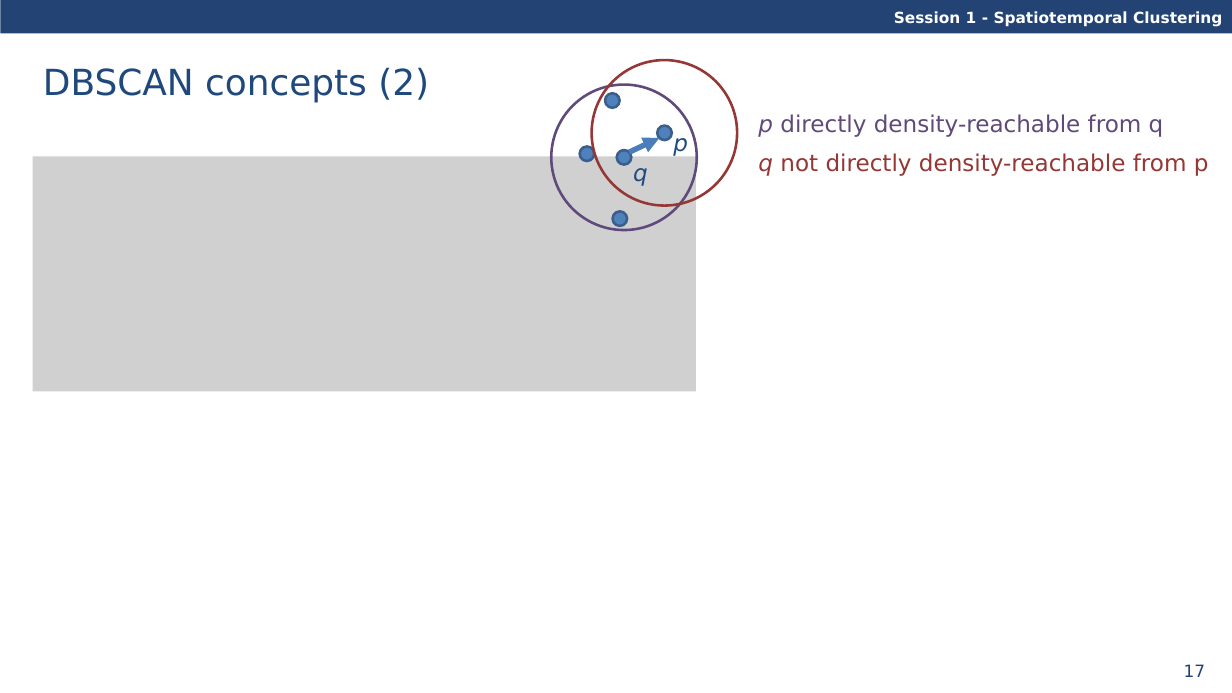
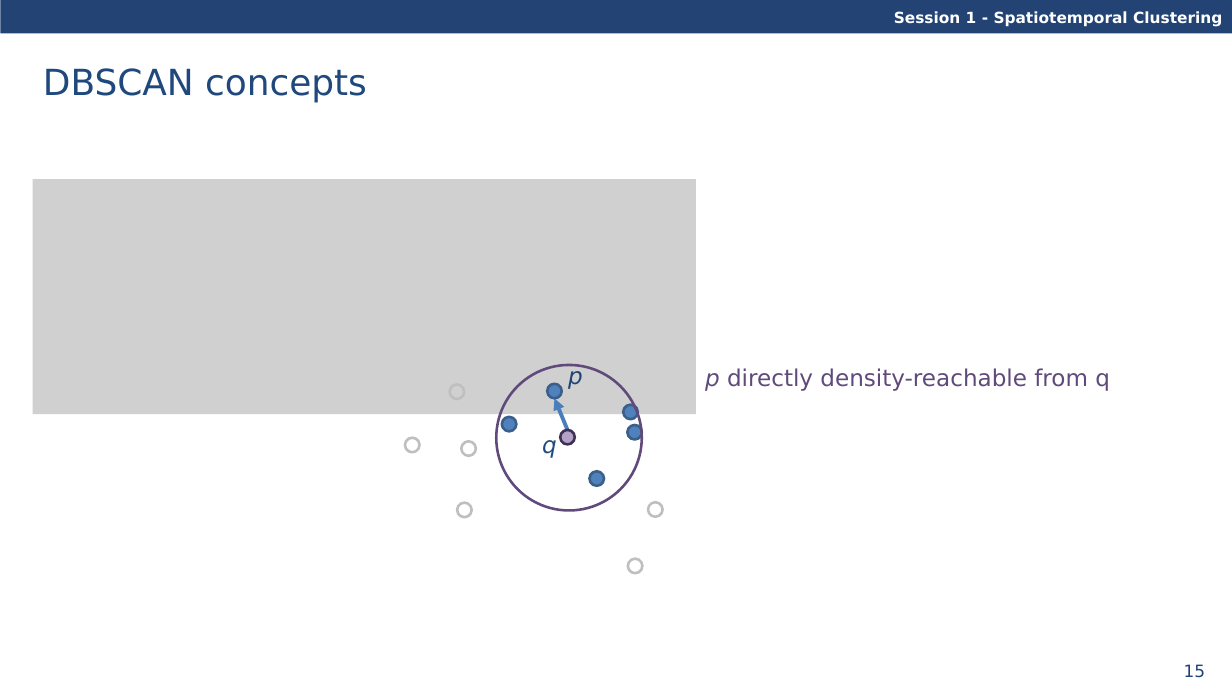
Before and after one commit to davidfrantz/covid19, a slide deck: slide 15 of material/spatio-temporal-clustering.pptx (slide 17 before the commit). Drawn at 1232x693 pixels with LibreOffice and Linux fonts; fonts in the diff are those of the drawing; grey boxes stand for pictures. Boxes give left, top, right and bottom in pixels: in the first picture for what was removed or moved away, otherwise in the second. Text is boxed around its words. In the diff, an @@ line names an element or a change of style, - is before the commit and + after.

```diff
--- a/material/spatio-temporal-clustering.pptx
+++ b/material/spatio-temporal-clustering.pptx
@@ title at <box>43,68,367,103</box>: text changed @@
-DBSCAN concepts (2)
+DBSCAN concepts
@@ ellipse removed at <box>592,60,737,205</box> @@
@@ arrow removed from (629, 152) to (660, 138) @@
@@ picture: place and size @@
-picture at <box>32,156,696,391</box>
+picture at <box>32,179,696,414</box>
@@ text removed at <box>758,153,1209,176</box> @@
-q not directly density-reachable from p
@@ text "p": place and size @@
-text "p" at <box>673,138,688,156</box>
+text "p" at <box>568,365,583,389</box>
@@ text "p" at <box>568,365,583,389</box>: text colour #214B7E to #224374 @@
@@ ellipse added at <box>450,384,465,399</box>, outline #BFBFBF 2 pt @@
@@ ellipse: place and size @@
-ellipse at <box>552,85,697,230</box>
+ellipse at <box>496,365,641,510</box>
@@ ellipse: place and size @@
-ellipse at <box>605,93,620,108</box>
+ellipse at <box>547,384,562,398</box>
@@ text "p directly density-reachable from q": place and size @@
-text "p directly density-reachable from q" at <box>758,114,1164,137</box>
+text "p directly density-reachable from q" at <box>705,368,1110,391</box>
@@ ellipse: place and size @@
-ellipse at <box>617,150,632,165</box>
+ellipse at <box>502,417,517,432</box>
@@ arrow added from (567, 430) to (555, 398), #4B7EBC 3 pt @@
@@ ellipse: place and size @@
-ellipse at <box>613,212,628,226</box>
+ellipse at <box>624,405,639,420</box>
@@ ellipse added at <box>405,438,420,453</box>, outline #BFBFBF 2 pt @@
@@ ellipse added at <box>461,442,476,457</box>, outline #BFBFBF 2 pt @@
@@ text "q": place and size @@
-text "q" at <box>633,168,648,186</box>
+text "q" at <box>542,440,557,458</box>
@@ ellipse added at <box>560,430,575,445</box>, fill #B3A2C7, outline #403152 2 pt @@
@@ ellipse: place and size @@
-ellipse at <box>579,147,594,162</box>
+ellipse at <box>628,425,642,440</box>
@@ ellipse: place and size @@
-ellipse at <box>657,126,672,140</box>
+ellipse at <box>590,471,604,486</box>
@@ ellipse added at <box>457,503,472,518</box>, outline #BFBFBF 2 pt @@
@@ ellipse added at <box>648,503,663,518</box>, outline #BFBFBF 2 pt @@
@@ ellipse added at <box>628,559,643,574</box>, outline #BFBFBF 2 pt @@
@@ page number at <box>1184,664,1206,678</box>: text changed @@
-17
+15
```
Also in this commit, not shown: 23 other slides changed, 5 slides added, 4 slides removed, 1 other file.
